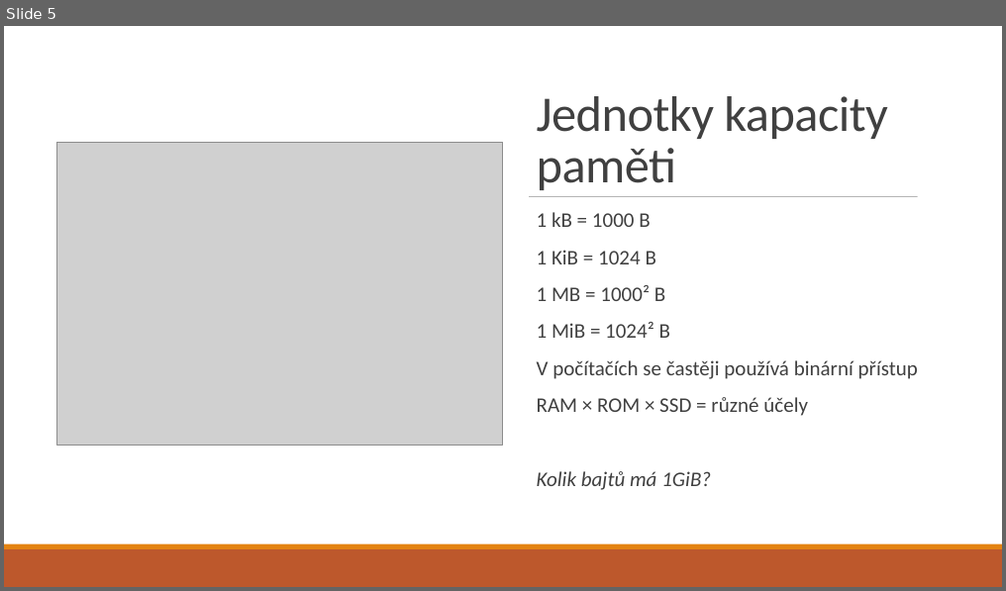
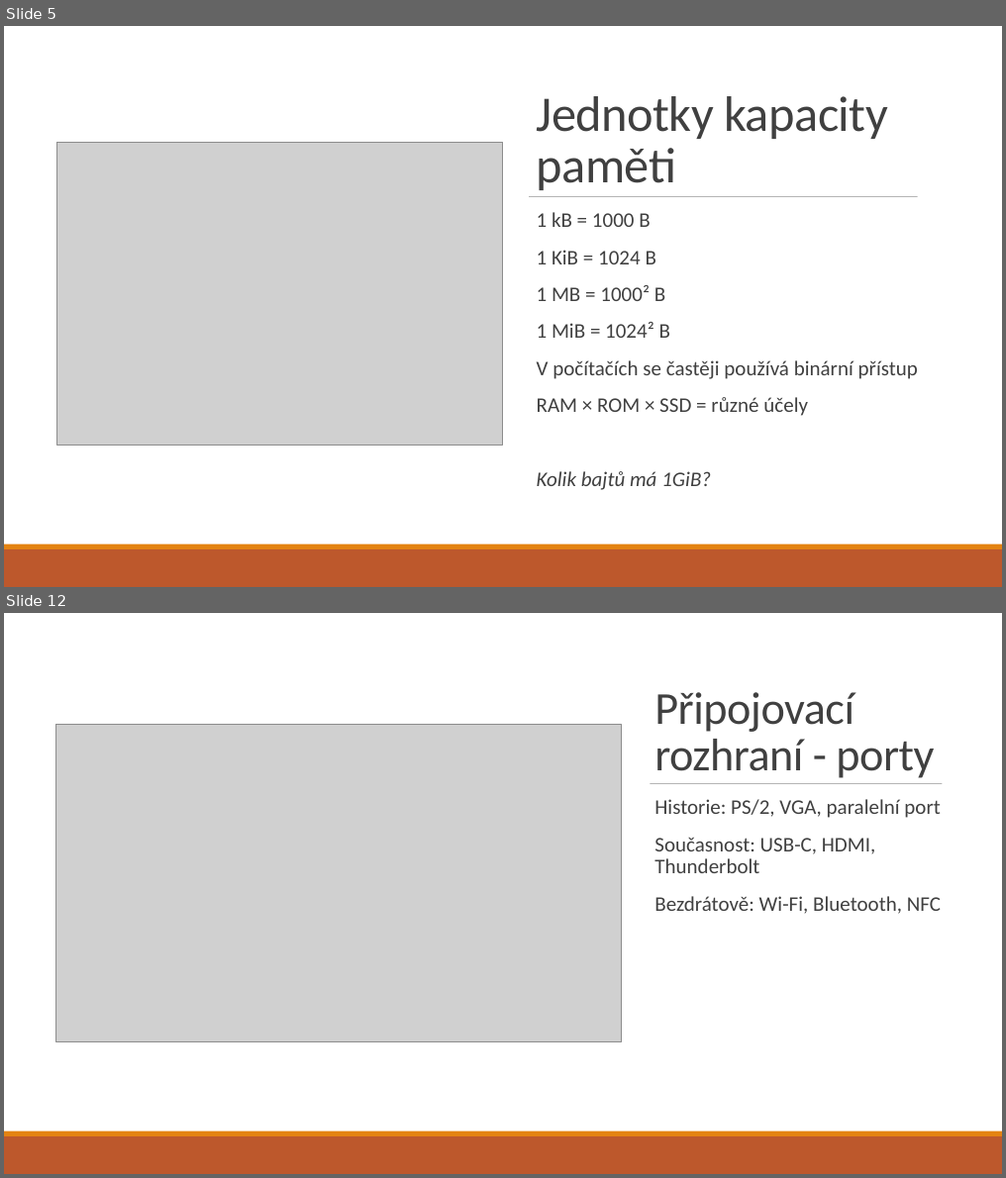
Before and after one commit to dawissl/hradebni-dmg, a slide deck: prezentace/1. ročník/04 - hardware.pptx. Shown one above the other, each under a label of ours: slide 5 before the commit, slides 5 and 12 after it; the slides between them are not shown. The pictures are 1006x591 and 1006x1178 pixels, drawn with LibreOffice and Linux fonts; fonts in the diff are those of the drawing; grey boxes stand for pictures. Boxes give left, top, right and bottom in pixels: in the first picture for what was removed or moved away, otherwise in the second. Text is boxed around its words. In the diff, an @@ line names an element or a change of style, - is before the commit and + after.

```diff
--- a/prezentace/1. ročník/04 - hardware.pptx
+++ b/prezentace/1. ročník/04 - hardware.pptx
@@ slide 12 added at (4, 613, 1002, 1174), background #FFFFFF @@
@@ rectangle added at (4, 613, 1002, 1132), fill #FFFFFF @@
@@ title added at (654, 692, 934, 778), 44 pt, text #404040 @@
+Připojovací rozhraní - porty
@@ picture added at (55, 724, 622, 1042) @@
@@ line added from (650, 783) to (943, 783), #808080 0.5 pt @@
@@ text added at (654, 799, 941, 914), 20 pt, text #404040 @@
+  Historie: PS/2, VGA, paralelní port
+  Současnost: USB-C, HDMI, Thunderbolt
+  Bezdrátově: Wi-Fi, Bluetooth, NFC
@@ rectangle added at (4, 1132, 1002, 1137), fill #E48312 @@
@@ rectangle added at (4, 1137, 1002, 1174), fill #BD582C @@
```
Also in this commit, not shown: 3 slides changed, 4 other slides added.
